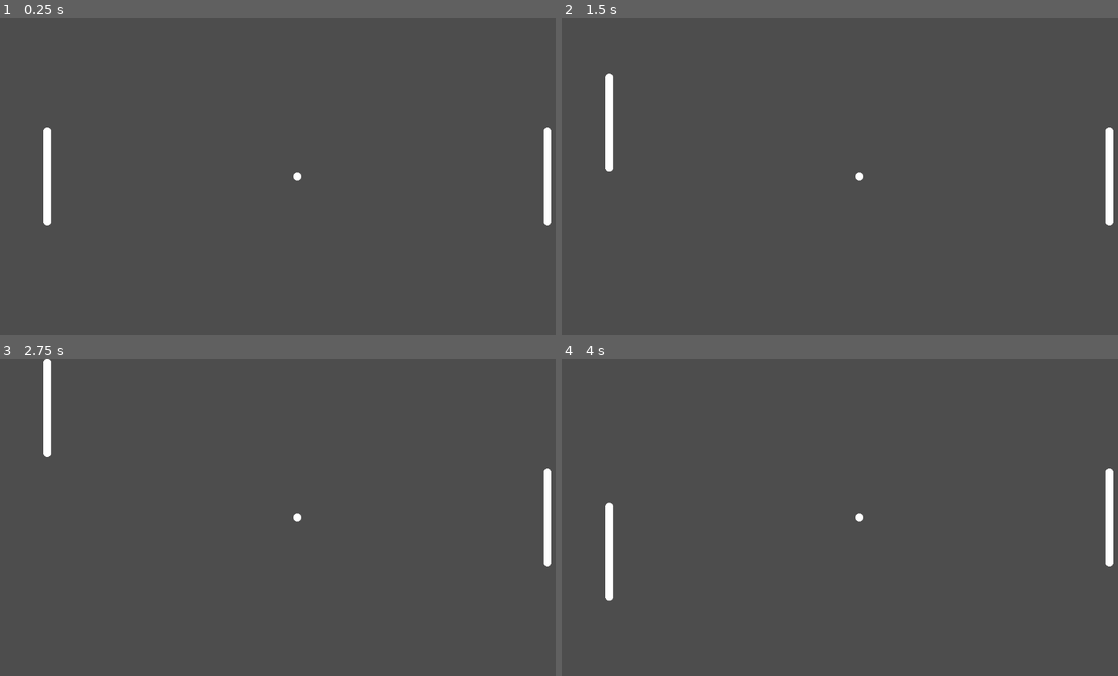
Above: before the commit, frames 1-4 (two rows, left to right).
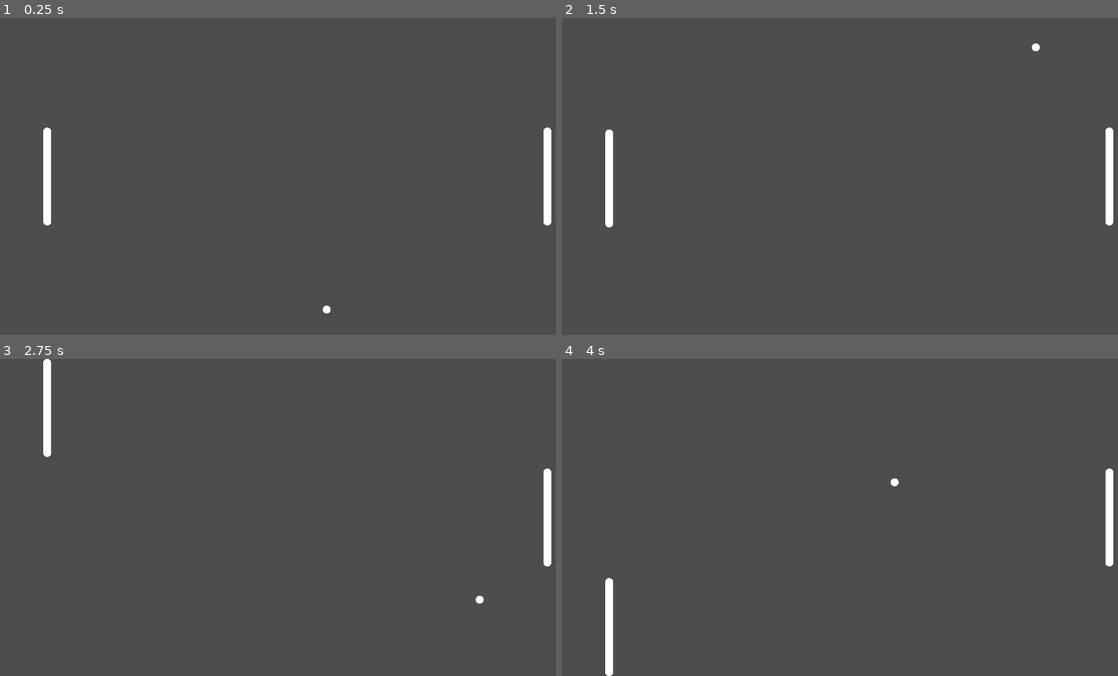
Above: after the commit, the same moments.

Repository: pixerhp/Pixers-Pong
Game: Godot game, scene res://scenes/topscenes/gameplay_topscene.tscn
Same seed, same stepped clock (60 frames per second), same inputs: the game is played once before the commit and once after it.
Inputs:
- Up to frame 1 (0.25 s): no input
- Up to frame 2 (1.5 s): hold W (plr1_up) 0.53-1.28 s; hold S (plr1_down) from 1.28 s (still down)
- Up to frame 3 (2.75 s): release S (plr1_down) at 2.03 s; hold W (plr1_up) from 2.03 s (still down)
- Up to frame 4 (4 s): release W (plr1_up) at 3.53 s; hold S (plr1_down) from 3.53 s (still down)

The runs differ from the first frame. In frame 1, less than 0.1% of the frame differs, in the area x 52-60%, y 48-94%; in frame 2, 0.6%; in frame 3, less than 0.1%; in frame 4, 0.8%, in the area x 7-61%, y 37-100%.

Commit message:
Handle ball bouncing

Diff:
--- a/project.godot
+++ b/project.godot
@@ -18,6 +18,14 @@
 [display]
 
 window/size/viewport_width=1260
+
+[file_customization]
+
+folder_colors={
+"res://assets/": "yellow",
+"res://scenes/": "blue",
+"res://scripts/": "green"
+}
 
 [input]
 
--- a/scenes/topscenes/gameplay_topscene.tscn
+++ b/scenes/topscenes/gameplay_topscene.tscn
@@ -7,8 +7,7 @@
 height = 200.0
 
 [sub_resource type="CapsuleShape2D" id="CapsuleShape2D_llhxm"]
-radius = 16.0
-height = 208.0
+height = 200.0
 
 [sub_resource type="SphereMesh" id="SphereMesh_llhxm"]
 radius = 8.0
@@ -33,7 +32,6 @@
 unique_name_in_owner = true
 
 [node name="CollisionShape2D" type="CollisionShape2D" parent="LeftPaddle/LeftPaddleCollider" unique_id=80613153]
-position = Vector2(-6, 0)
 shape = SubResource("CapsuleShape2D_llhxm")
 
 [node name="RightPaddle" type="Node2D" parent="." unique_id=1901165476]
@@ -48,7 +46,6 @@
 unique_name_in_owner = true
 
 [node name="CollisionShape2D" type="CollisionShape2D" parent="RightPaddle/RightPaddleCollider" unique_id=131927358]
-position = Vector2(6, 0)
 shape = SubResource("CapsuleShape2D_llhxm")
 
 [node name="Ball" type="Node2D" parent="." unique_id=2146992066]
@@ -64,3 +61,6 @@
 
 [node name="CollisionShape2D" type="CollisionShape2D" parent="Ball/BallCollider" unique_id=2139779703]
 shape = SubResource("CircleShape2D_llhxm")
+
+[connection signal="area_entered" from="LeftPaddle/LeftPaddleCollider" to="." method="_on_left_paddle_collider_area_entered"]
+[connection signal="area_entered" from="RightPaddle/RightPaddleCollider" to="." method="_on_right_paddle_collider_area_entered"]
--- a/scripts/gameplay_script.gd
+++ b/scripts/gameplay_script.gd
@@ -1,20 +1,26 @@
 extends Node2D
 
-var PADDLE_MOVEACCEL: float = 120.0
-var PADDLE_MAXSPEED: float = 12.0
+var PADDLE_MOVEACCEL: float = 14400.0
+var PADDLE_MAXSPEED: float = 1440.0
 var PADDLE_SLOWFACTOR: float = 0.05 # (lower numbers = higher friction)
 @onready var PADDLE_UP_LIMIT: float = (
 	%LeftPaddleMesh.mesh.height / 2.0)
 @onready var PADDLE_DOWN_LIMIT: float = (
 	get_viewport().get_visible_rect().size.y - (%LeftPaddleMesh.mesh.height / 2.0))
+@onready var BALL_UP_LIMIT: float = (
+	%BallMesh.mesh.height / 2.0)
+@onready var BALL_DOWN_LIMIT: float = (
+	get_viewport().get_visible_rect().size.y - (%BallMesh.mesh.height / 2.0))
 
 var left_paddle_velocity: float = 0.0
 var right_paddle_velocity: float = 0.0
 
+var ball_velocity: Vector2 = Vector2(2 * 120, 12 * 120)
+
 func _process(delta: float):
 	handle_left_paddle_movement(delta)
 	handle_right_paddle_movement(delta)
-
+	handle_ball_movement(delta)
 
 func handle_left_paddle_movement(delta: float):
 	if Input.is_action_pressed("plr1_up") and not Input.is_action_pressed("plr1_down"):
@@ -31,7 +37,7 @@
 			left_paddle_velocity = 0.0
 	left_paddle_velocity = clampf(left_paddle_velocity, -1 * PADDLE_MAXSPEED, PADDLE_MAXSPEED)
 
-	%LeftPaddle.position.y = clamp(%LeftPaddle.position.y + left_paddle_velocity, PADDLE_UP_LIMIT, PADDLE_DOWN_LIMIT)
+	%LeftPaddle.position.y = clamp(%LeftPaddle.position.y + (left_paddle_velocity * delta), PADDLE_UP_LIMIT, PADDLE_DOWN_LIMIT)
 	if (%LeftPaddle.position.y == PADDLE_UP_LIMIT) and (left_paddle_velocity < 0.0):
 		left_paddle_velocity = 0.0
 	if (%LeftPaddle.position.y == PADDLE_DOWN_LIMIT) and (left_paddle_velocity > 0.0):
@@ -52,8 +58,29 @@
 			right_paddle_velocity = 0.0
 	right_paddle_velocity = clampf(right_paddle_velocity, -1 * PADDLE_MAXSPEED, PADDLE_MAXSPEED)
 
-	%RightPaddle.position.y = clamp(%RightPaddle.position.y + right_paddle_velocity, PADDLE_UP_LIMIT, PADDLE_DOWN_LIMIT)
+	%RightPaddle.position.y = clamp(%RightPaddle.position.y + (right_paddle_velocity * delta), PADDLE_UP_LIMIT, PADDLE_DOWN_LIMIT)
 	if (%RightPaddle.position.y == PADDLE_UP_LIMIT) and (right_paddle_velocity < 0.0):
 		right_paddle_velocity = 0.0
 	if (%RightPaddle.position.y == PADDLE_DOWN_LIMIT) and (right_paddle_velocity > 0.0):
 		right_paddle_velocity = 0.0
+
+func handle_ball_movement(delta: float):
+	%Ball.position += ball_velocity * delta
+	if %Ball.position.y < BALL_UP_LIMIT:
+		%Ball.position.y = BALL_UP_LIMIT + (BALL_UP_LIMIT - %Ball.position.y)
+		ball_velocity.y = maxf(ball_velocity.y, ball_velocity.y * -1.0)
+	elif %Ball.position.y > BALL_DOWN_LIMIT:
+		%Ball.position.y = BALL_DOWN_LIMIT - (%Ball.position.y - BALL_DOWN_LIMIT)
+		ball_velocity.y = minf(ball_velocity.y, ball_velocity.y * -1.0)
+
+	if ((%Ball.position.x < (-1.0 * BALL_UP_LIMIT)) or
+	(%Ball.position.x > (get_viewport().get_visible_rect().size.x + BALL_UP_LIMIT))):
+		%Ball.position = get_viewport().get_visible_rect().size / 2.0
+
+
+func _on_left_paddle_collider_area_entered(area):
+	if ball_velocity.x < 0.0:
+		ball_velocity.x = max(ball_velocity.x, -1.0 * ball_velocity.x)
+
+func _on_right_paddle_collider_area_entered(area):
+	ball_velocity.x = min(ball_velocity.x, -1.0 * ball_velocity.x)
